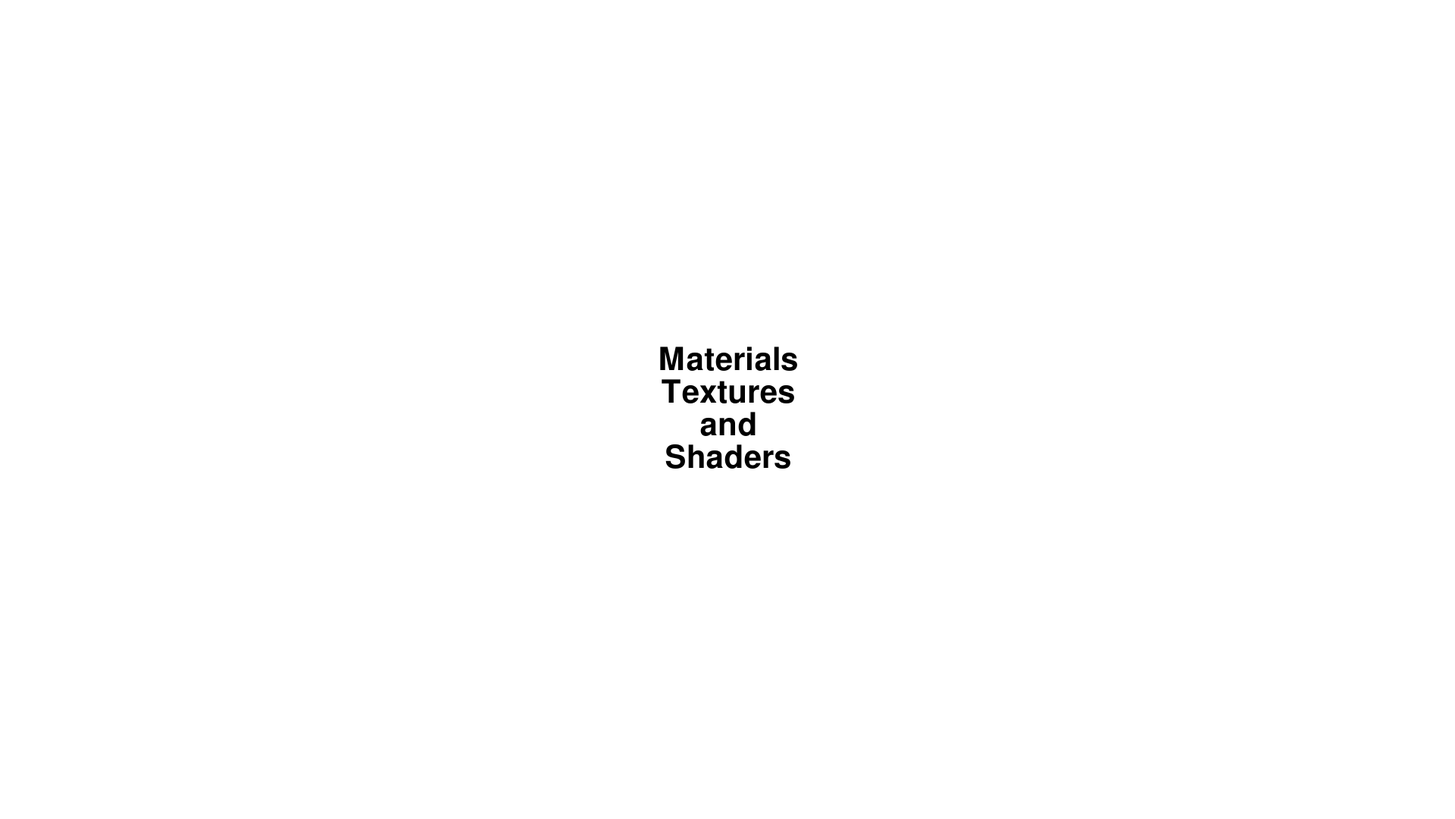
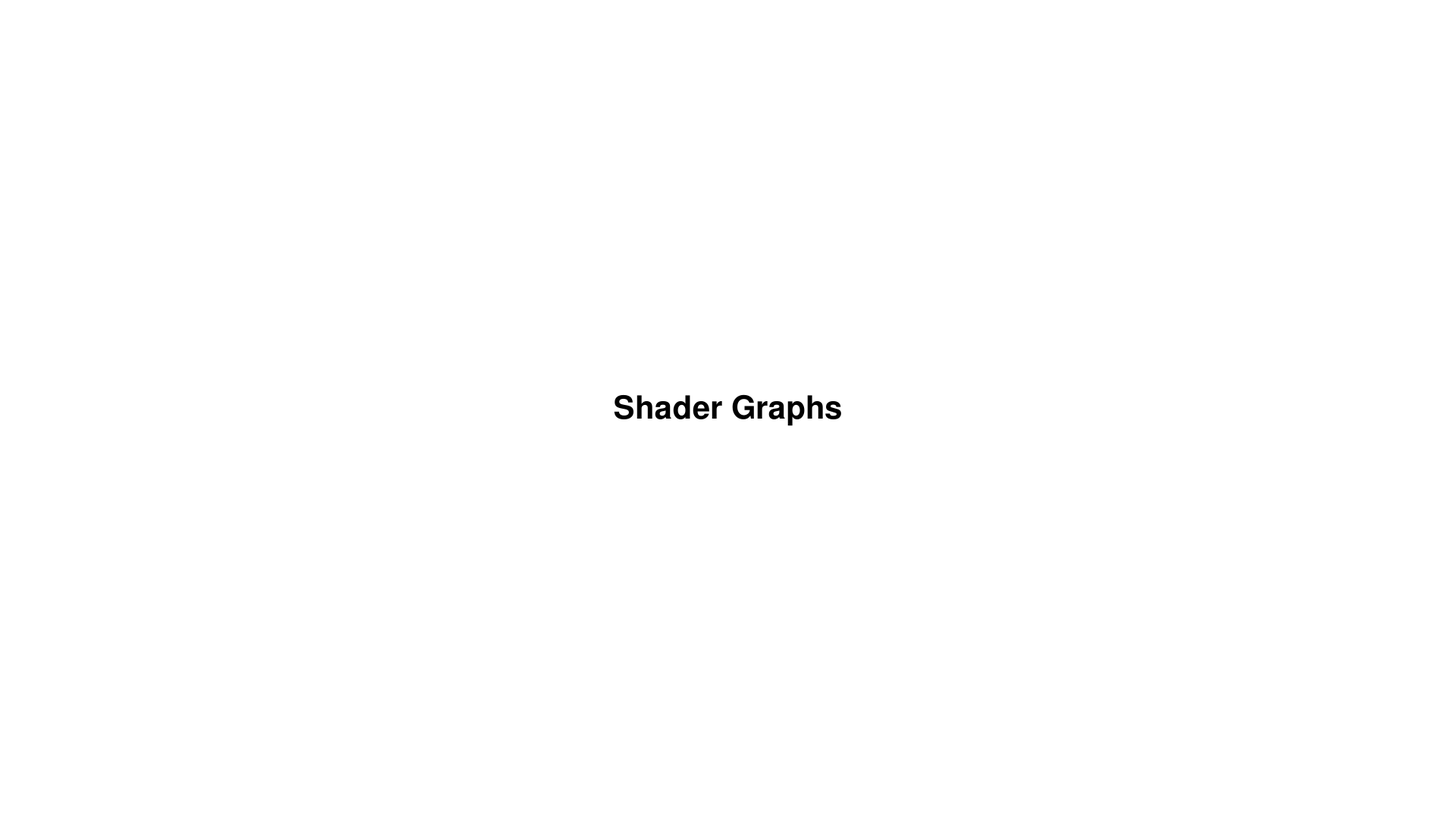
Revision of a layered 1455px x 819px image; what changed, layer by layer:
renamed "Materials ..." to "Shader Graphs", painted on it over (613, 346, 842, 469)
